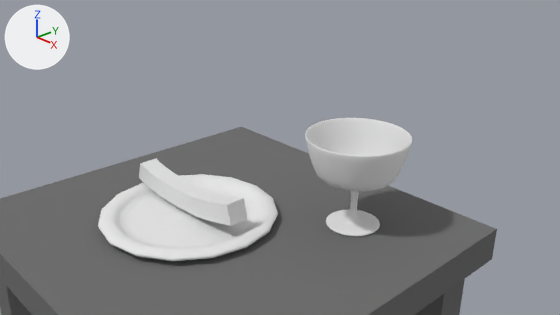
The Blender file makkaraillallinen.blend: old version first, new version second.
Both versions are drawn from the file's camera 'Camera'. Lighting does not change. The marker at upper left points along +X, +Y and +Z.

Objects in the first picture: 'Plate', 'Sausage', 'Table', 'Table leg.001', 'Table leg.003', 'Wine glass'.
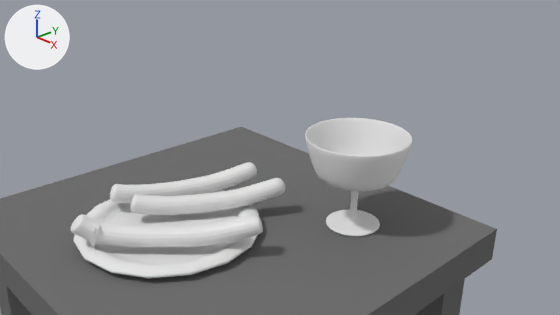
Commit message: Curvy sausages.

What differs and where, as boxes (x1, y1, x2, y2) in the pictures (560 x 315 px):
'Plate', moved: before (98, 174, 278, 261); after (73, 190, 259, 278)
'Sausage', moved, turned, modifiers changed: before (139, 158, 247, 226); after (110, 162, 257, 203)
'Sausage.003', added: after (71, 214, 263, 248)
'Sausage.001', added: after (130, 178, 285, 215)

Diff of the bpy script that builds the scene:
```diff
--- a/makkaraillallinen.blend.py
+++ b/makkaraillallinen.blend.py
@@ me_vert_005 @@
+me_vert_005.from_pydata([(0.0, 0.0, 0.0), (0.17, 0.0, -0.06), (0.43, 0.0, -0.11), (0.91, 0.0, -0.17), (1.66, 0.0, -0.19), (2.54, 0.0, -0.14), (3.11, 0.0, -0.03), (3.85, 0.0, 0.16), (3.85, 0.0, 0.16), (1.66, 0.0, -0.19), (-0.25, -0.08, 0.24)], [(0, 1), (1, 2), (2, 3), (3, 4), (4, 5), (5, 6), (6, 7), (7, 8), (4, 9), (10, 0)], [])
@@ ob_sausage @@
 ob_sausage = bpy.data.objects.new('Sausage', me_vert_002)
-ob_sausage.location = (-3.31, -1.23, 0.63)
+ob_sausage.location = (-2.64, -2.74, 0.63)
+ob_sausage.rotation_euler = (0.0, 0.0, 1.143)  # degrees (0, 0, 65)
 _m = ob_sausage.modifiers.new('Skin', 'SKIN')
+_m.use_x_symmetry = False
+_m = ob_sausage.modifiers.new('Subsurf', 'SUBSURF')
+_m.levels = 0
+_m.render_levels = 3
@@ ob_plate @@
 ob_plate = bpy.data.objects.new('Plate', me_vert)
-ob_plate.location = (-1.17, -1.39, -0.03)
+ob_plate.location = (-0.95, -2.12, -0.03)
 ob_plate.scale = (1.19, 1.19, 1.19)
@@ ob_sausage_001 @@
+ob_sausage_001 = bpy.data.objects.new('Sausage.001', me_vert_002.copy())  # the mesh of ob_sausage
+ob_sausage_001.location = (-1.8, -2.65, 0.63)
+ob_sausage_001.rotation_euler = (0.0, 0.0, 1.021)  # degrees (0, 0, 58)
+_m = ob_sausage_001.modifiers.new('Skin', 'SKIN')
+_m.use_x_symmetry = False
+_m = ob_sausage_001.modifiers.new('Subsurf', 'SUBSURF')
+_m.levels = 0
+_m.render_levels = 3
@@ ob_sausage_003 @@
+ob_sausage_003 = bpy.data.objects.new('Sausage.003', me_vert_005)
+ob_sausage_003.location = (-1.27, -4.02, 0.63)
+ob_sausage_003.rotation_euler = (0.0, 0.0, 0.82)  # degrees (0, 0, 47)
+_m = ob_sausage_003.modifiers.new('Skin', 'SKIN')
+_m.use_x_symmetry = False
+_m = ob_sausage_003.modifiers.new('Subsurf', 'SUBSURF')
+_m.levels = 0
+_m.render_levels = 3
```
